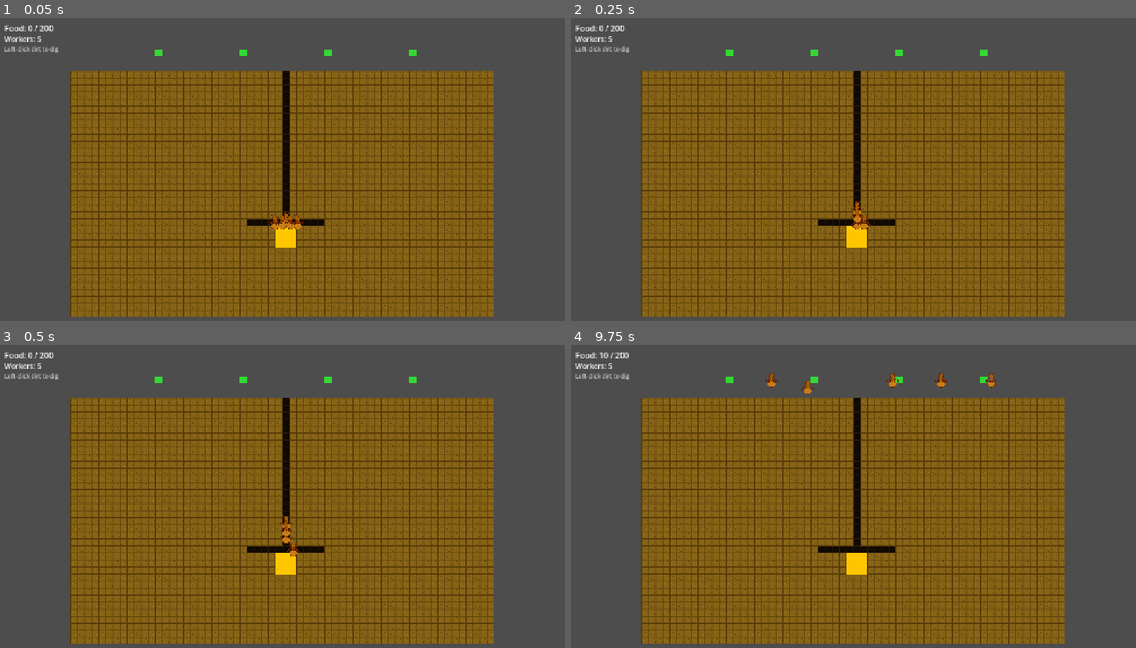
Above: before the commit, frames 1-4 (two rows, left to right).
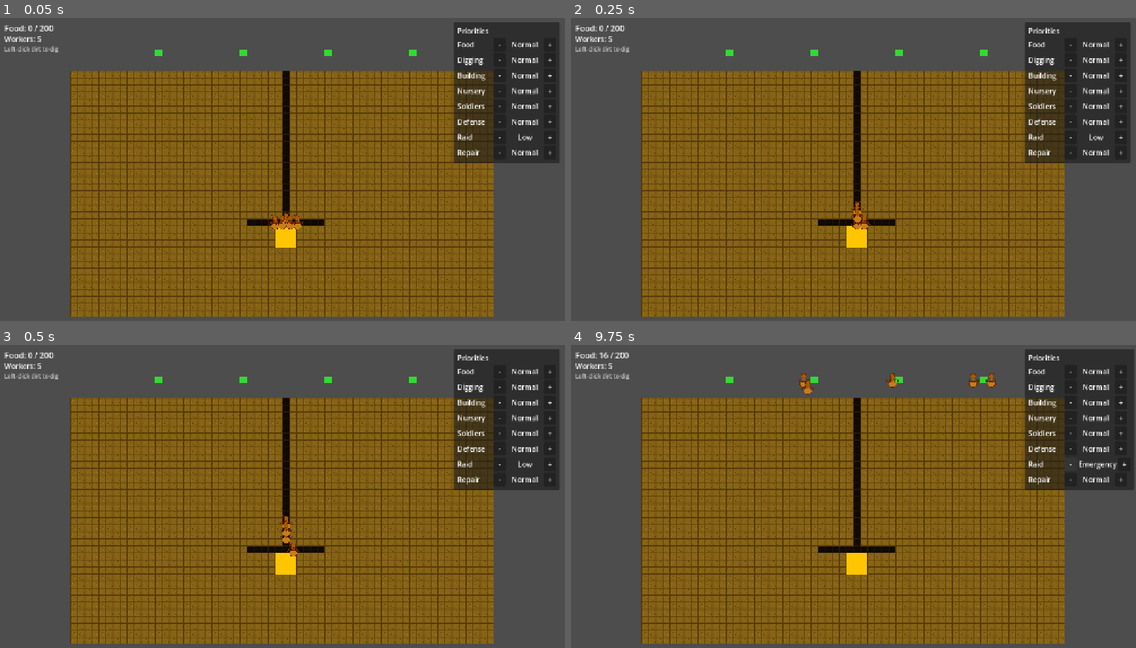
Above: after the commit, the same moments.

Repository: SnazzyTrack9218/ant-colony-wars
Game: Godot game, scene res://scenes/main/main.tscn
Same seed, same stepped clock (60 frames per second), same inputs: the game is played once before the commit and once after it.
Inputs (mouse positions are in pixels of both pictures, inside the frame that each line leads up to):
- Up to frame 1 (0.05 s): no input
- Up to frame 2 (0.25 s): no input
- Up to frame 3 (0.5 s): no input
- Up to frame 4 (9.75 s): click (1068, 372) at 0.5 s, where only the run after the commit has a clickable "-"; click (1119, 372) at 1.25 s, where only the run after the commit has a clickable "+"; click (1068, 387) at 2 s, where only the run after the commit has a clickable "-"; click (1119, 387) at 2.75 s, where only the run after the commit has a clickable "+"; click (1068, 402) at 3.5 s, where only the run after the commit has a clickable "-"; click (1119, 402) at 4.25 s, where only the run after the commit has a clickable "+"; click (1068, 417) at 5 s, where only the run after the commit has a clickable "-"; click (1119, 417) at 5.75 s, where only the run after the commit has a clickable "+"; click (1068, 432) at 6.5 s, where only the run after the commit has a clickable "-"; click (1119, 432) at 7.25 s, where only the run after the commit has a clickable "+"; click (1068, 448) at 8 s, where only the run after the commit has a clickable "-"; click (1119, 448) at 8.75 s, where only the run after the commit has a clickable "+"; click (1068, 463) at 9.5 s, where only the run after the commit has a clickable "-"

The runs differ from the first frame. In frame 1, 8.4% of the frame differs, in the area x 80-99%, y 1-48%; in frame 2, 8.4%; in frame 3, 8.4%; in frame 4, 8.8%, in the area x 5-100%, y 1-48%.

Commit message:
Phase 2: priority system, full job scoring, emergency re-score
colony_state: priority weights from JSON, cycle_priority, resource
urgency, emergency_priority_set signal.

game_manager: relay priority/emergency signals; cycle_priority passthrough.

job_queue: full 5-term score formula (priority_weight, distance, danger,
resource_urgency, solo_bonus); optional distance_lookup Callable;
CATEGORY_BY_TYPE dict.

worker_ant: emergency re-score via _process; _get_job_distance BFS
callable; _can_work_from_here adjacency helpers; _move_tween stored for
kill on interrupt; setup connects emergency signal.

priority_panel: built-in code, +/- buttons per category, reads/writes
GameManager.colony.priorities.

data/colony/priority_weights.json: low=0.5, normal=1.0, high=1.5, emergency=2.5.

Docs updated for Phase 2 completion.

Co-Authored-By: Claude Sonnet 4.6 <noreply@anthropic.com>

Diff:
--- /dev/null
+++ b/data/colony/priority_weights.json
@@ -0,0 +1,6 @@
+{
+    "low": 0.5,
+    "normal": 1.0,
+    "high": 1.5,
+    "emergency": 2.5
+}
--- a/scenes/ui/hud.tscn
+++ b/scenes/ui/hud.tscn
@@ -1,6 +1,7 @@
-[gd_scene load_steps=2 format=3]
+[gd_scene load_steps=3 format=3]
 
 [ext_resource type="Script" path="res://scripts/ui/hud.gd" id="1_hud"]
+[ext_resource type="PackedScene" path="res://scenes/ui/priority_panel.tscn" id="2_priority_panel"]
 
 [node name="HUD" type="CanvasLayer"]
 script = ExtResource("1_hud")
@@ -29,3 +30,5 @@
 text = "Left-click dirt to dig"
 theme_override_font_sizes/font_size = 13
 modulate = Color(0.8, 0.8, 0.8, 1)
+
+[node name="PriorityPanel" parent="." instance=ExtResource("2_priority_panel")]
--- /dev/null
+++ b/scenes/ui/priority_panel.tscn
@@ -0,0 +1,10 @@
+[gd_scene load_steps=2 format=3]
+
+[ext_resource type="Script" path="res://scripts/ui/priority_panel.gd" id="1_priority_panel"]
+
+[node name="PriorityPanel" type="Control"]
+offset_left = 1028.0
+offset_top = 10.0
+offset_right = 1268.0
+offset_bottom = 280.0
+script = ExtResource("1_priority_panel")
--- a/scripts/ants/worker_ant.gd
+++ b/scripts/ants/worker_ant.gd
@@ -15,6 +15,7 @@
 var _current_job = null
 var _path: Array = []
 var _is_moving: bool = false
+var _move_tween: Tween
 
 # World references set by main.gd via setup()
 var _tile_map: TileMapLayer
@@ -50,7 +51,20 @@
 	position = _tile_to_world(start_tile)
 	_load_config()
 	GameManager.register_ant()
+	GameManager.emergency_priority_set.connect(_on_emergency_priority_set)
 	_enter_idle()
+
+
+func _process(_delta: float) -> void:
+	if _current_job == null:
+		return
+	var category: String = _current_job.category
+	if GameManager.colony.priorities.get(category, "normal") == "emergency":
+		return
+	if not _any_other_emergency_priority():
+		return
+	if _state == State.MOVING or _state == State.IDLE_WANDER:
+		_interrupt_and_rescore()
 
 
 func _load_config() -> void:
@@ -87,7 +101,7 @@
 	if not is_instance_valid(_tile_map):
 		return
 	var job = GameManager.job_queue.claim_best_job(
-			_tile_pos, self, _valid_job_types())
+			_tile_pos, self, _valid_job_types(), Callable(self, "_get_job_distance"))
 	if job != null:
 		_current_job = job
 		_start_moving_to_job()
@@ -107,9 +121,12 @@
 		return
 	_path = _find_path(_tile_pos, _current_job.tile_pos)
 	if _path.is_empty():
-		GameManager.job_queue.release_job(_current_job.id)
-		_current_job = null
-		_start_wander()
+		if _can_work_current_job_from_here():
+			_start_working()
+		else:
+			GameManager.job_queue.release_job(_current_job.id)
+			_current_job = null
+			_start_wander()
 		return
 	_state = State.MOVING
 	_move_step()
@@ -146,9 +163,9 @@
 	_is_moving = true
 	var next_tile: Vector2i = _path.pop_front()
 	_tile_pos = next_tile
-	var tween := create_tween()
-	tween.tween_property(self, "position", _tile_to_world(next_tile), _move_time)
-	tween.tween_callback(_on_step_done)
+	_move_tween = create_tween()
+	_move_tween.tween_property(self, "position", _tile_to_world(next_tile), _move_time)
+	_move_tween.tween_callback(_on_step_done)
 
 
 func _on_step_done() -> void:
@@ -199,6 +216,30 @@
 	await get_tree().process_frame
 	if is_instance_valid(self):
 		GameManager.job_queue.add_job(JobQueue.TYPE_GATHER, food_tile)
+
+
+func _on_emergency_priority_set(_category: String) -> void:
+	if _state == State.IDLE:
+		_try_claim_job()
+
+
+func _any_other_emergency_priority() -> bool:
+	for category in GameManager.colony.priorities:
+		if GameManager.colony.priorities[category] != "emergency":
+			continue
+		if _current_job == null or category != _current_job.category:
+			return true
+	return false
+
+
+func _interrupt_and_rescore() -> void:
+	if is_instance_valid(_move_tween):
+		_move_tween.kill()
+	_is_moving = false
+	if _current_job != null:
+		GameManager.job_queue.release_job(_current_job.id)
+		_current_job = null
+	_enter_idle()
 
 
 # ── BFS pathfinding ───────────────────────────────────────────────────────────
@@ -218,6 +259,28 @@
 	return _bfs(from, targets)
 
 
+func _get_job_distance(job) -> int:
+	if _can_work_job_from_tile(job, _tile_pos):
+		return 0
+	var path := _find_path(_tile_pos, job.tile_pos)
+	if path.is_empty():
+		return -1
+	return path.size()
+
+
+func _can_work_current_job_from_here() -> bool:
+	return _current_job != null and _can_work_job_from_tile(_current_job, _tile_pos)
+
+
+func _can_work_job_from_tile(job, tile: Vector2i) -> bool:
+	match job.type:
+		JobQueue.TYPE_DIG:
+			return abs(job.tile_pos.x - tile.x) + abs(job.tile_pos.y - tile.y) == 1
+		JobQueue.TYPE_GATHER:
+			return job.tile_pos == tile
+	return false
+
+
 func _bfs(from: Vector2i, goal_tiles: Array) -> Array:
 	var goal_set: Dictionary = {}
 	for g in goal_tiles:
--- a/scripts/core/colony_state.gd
+++ b/scripts/core/colony_state.gd
@@ -1,13 +1,15 @@
 extends Node
 class_name ColonyState
 
-const PRIORITY_WEIGHTS: Dictionary = {
-	"low": 0.5, "normal": 1.0, "high": 1.5, "emergency": 2.5
-}
+signal priority_changed(category: String, level: String)
+signal emergency_priority_set(category: String)
+
+const PRIORITY_ORDER: Array[String] = ["low", "normal", "high", "emergency"]
 
 var food: int = 0
 var max_food: int = 200
 var ant_count: int = 0
+var _priority_weights: Dictionary = {}
 
 var priorities: Dictionary = {
 	"food": "normal",
@@ -21,11 +23,59 @@
 }
 
 
+func _ready() -> void:
+	_load_priority_weights()
+
+
+func _load_priority_weights() -> void:
+	var path := "res://data/colony/priority_weights.json"
+	if not FileAccess.file_exists(path):
+		_priority_weights = {"low": 0.5, "normal": 1.0, "high": 1.5, "emergency": 2.5}
+		return
+	var file := FileAccess.open(path, FileAccess.READ)
+	if file == null:
+		_priority_weights = {"low": 0.5, "normal": 1.0, "high": 1.5, "emergency": 2.5}
+		return
+	var data = JSON.parse_string(file.get_as_text())
+	file.close()
+	if data == null:
+		_priority_weights = {"low": 0.5, "normal": 1.0, "high": 1.5, "emergency": 2.5}
+		return
+	_priority_weights = data
+
+
 func get_priority_weight(category: String) -> float:
 	var level: String = priorities.get(category, "normal")
-	return PRIORITY_WEIGHTS.get(level, 1.0)
+	return float(_priority_weights.get(level, 1.0))
 
 
 func set_priority(category: String, level: String) -> void:
-	if category in priorities and level in PRIORITY_WEIGHTS:
-		priorities[category] = level
+	if not (category in priorities):
+		return
+	if not (level in _priority_weights):
+		return
+	if priorities[category] == level:
+		return
+	priorities[category] = level
+	priority_changed.emit(category, level)
+	if level == "emergency":
+		emergency_priority_set.emit(category)
+
+
+func cycle_priority(category: String, direction: int) -> void:
+	if not (category in priorities):
+		return
+	var current_level: String = priorities[category]
+	var index := PRIORITY_ORDER.find(current_level)
+	if index == -1:
+		index = PRIORITY_ORDER.find("normal")
+	var next_index := posmod(index + direction, PRIORITY_ORDER.size())
+	set_priority(category, PRIORITY_ORDER[next_index])
+
+
+func get_resource_urgency(category: String) -> float:
+	if category == "food":
+		if max_food <= 0:
+			return 0.0
+		return clamp(1.0 - (float(food) / float(max_food)), 0.0, 1.0)
+	return 0.0
--- a/scripts/core/game_manager.gd
+++ b/scripts/core/game_manager.gd
@@ -2,6 +2,8 @@
 
 signal food_changed(amount: int)
 signal ant_count_changed(count: int)
+signal priority_changed(category: String, level: String)
+signal emergency_priority_set(category: String)
 
 var colony: ColonyState
 var job_queue: JobQueue
@@ -10,6 +12,8 @@
 func _ready() -> void:
 	colony = ColonyState.new()
 	add_child(colony)
+	colony.priority_changed.connect(_on_priority_changed)
+	colony.emergency_priority_set.connect(_on_emergency_priority_set)
 	job_queue = JobQueue.new()
 	add_child(job_queue)
 	print("GameManager: initialized")
@@ -36,3 +40,19 @@
 func unregister_ant() -> void:
 	colony.ant_count = maxi(0, colony.ant_count - 1)
 	ant_count_changed.emit(colony.ant_count)
+
+
+func set_priority(category: String, level: String) -> void:
+	colony.set_priority(category, level)
+
+
+func cycle_priority(category: String, direction: int) -> void:
+	colony.cycle_priority(category, direction)
+
+
+func _on_priority_changed(category: String, level: String) -> void:
+	priority_changed.emit(category, level)
+
+
+func _on_emergency_priority_set(category: String) -> void:
+	emergency_priority_set.emit(category)
--- a/scripts/core/job_queue.gd
+++ b/scripts/core/job_queue.gd
@@ -6,6 +6,11 @@
 # Plain int constants instead of an enum to avoid inner-class circular refs.
 const TYPE_DIG := 0
 const TYPE_GATHER := 1
+
+const CATEGORY_BY_TYPE: Dictionary = {
+	TYPE_DIG: "digging",
+	TYPE_GATHER: "food",
+}
 
 class Job:
 	var id: int = 0
@@ -27,22 +32,26 @@
 	job.id = _next_id
 	_next_id += 1
 	job.type = type
-	job.category = "food" if type == TYPE_GATHER else "digging"
+	job.category = CATEGORY_BY_TYPE.get(type, "")
 	job.tile_pos = tile_pos
 	job.claimed_by = null
 	_jobs.append(job)
 	return job
 
 
-func claim_best_job(ant_tile: Vector2i, ant_ref, valid_types: Array):
+func claim_best_job(
+		ant_tile: Vector2i,
+		ant_ref,
+		valid_types: Array,
+		distance_lookup: Callable = Callable()):
 	var best_job = null
-	var best_score := -1.0
+	var best_score := 0.0
 	for job in _jobs:
 		if job.claimed_by != null:
 			continue
 		if not (job.type in valid_types):
 			continue
-		var score := _score_job(job, ant_tile)
+		var score := _score_job(job, ant_tile, distance_lookup)
 		if score > best_score:
 			best_score = score
 			best_job = job
@@ -70,9 +79,31 @@
 	return _jobs.size()
 
 
-func _score_job(job, ant_tile: Vector2i) -> float:
+func _score_job(job, ant_tile: Vector2i, distance_lookup: Callable = Callable()) -> float:
 	if GameManager == null or GameManager.colony == null:
 		return 1.0
-	var dist := (Vector2(job.tile_pos) - Vector2(ant_tile)).length()
-	var w := GameManager.colony.get_priority_weight(job.category)
-	return w + (10.0 / (dist + 1.0))
+	var dist := _get_job_distance(job, ant_tile, distance_lookup)
+	if dist < 0:
+		return 0.0
+	var priority_weight := GameManager.colony.get_priority_weight(job.category)
+	var danger_level := 0.0
+	var resource_urgency := GameManager.colony.get_resource_urgency(job.category)
+	var solo_bonus := 1.0 if not _has_claimed_job_in_category(job.category) else 0.0
+	return priority_weight \
+			+ (10.0 / (float(dist) + 1.0)) \
+			- (danger_level * 5.0) \
+			+ (resource_urgency * 3.0) \
+			+ (solo_bonus * 2.0)
+
+
+func _get_job_distance(job, ant_tile: Vector2i, distance_lookup: Callable) -> int:
+	if distance_lookup.is_valid():
+		return int(distance_lookup.call(job))
+	return int(abs(job.tile_pos.x - ant_tile.x) + abs(job.tile_pos.y - ant_tile.y))
+
+
+func _has_claimed_job_in_category(category: String) -> bool:
+	for job in _jobs:
+		if job.category == category and job.claimed_by != null:
+			return true
+	return false
--- /dev/null
+++ b/scripts/ui/priority_panel.gd
@@ -0,0 +1,104 @@
+extends Control
+
+const CATEGORIES: Array[String] = [
+	"food",
+	"digging",
+	"building",
+	"nursery",
+	"soldiers",
+	"defense",
+	"raid",
+	"repair",
+]
+
+const LABELS: Dictionary = {
+	"food": "Food",
+	"digging": "Digging",
+	"building": "Building",
+	"nursery": "Nursery",
+	"soldiers": "Soldiers",
+	"defense": "Defense",
+	"raid": "Raid",
+	"repair": "Repair",
+}
+
+var _level_labels: Dictionary = {}
+
+
+func _ready() -> void:
+	_build_panel()
+	GameManager.priority_changed.connect(_on_priority_changed)
+	_refresh_all()
+
+
+func _build_panel() -> void:
+	var panel := PanelContainer.new()
+	panel.offset_left = 0.0
+	panel.offset_top = 0.0
+	panel.offset_right = 240.0
+	panel.offset_bottom = 270.0
+	add_child(panel)
+
+	var margin := MarginContainer.new()
+	margin.add_theme_constant_override("margin_left", 8)
+	margin.add_theme_constant_override("margin_top", 8)
+	margin.add_theme_constant_override("margin_right", 8)
+	margin.add_theme_constant_override("margin_bottom", 8)
+	panel.add_child(margin)
+
+	var rows := VBoxContainer.new()
+	rows.add_theme_constant_override("separation", 4)
+	margin.add_child(rows)
+
+	var title := Label.new()
+	title.text = "Priorities"
+	title.add_theme_font_size_override("font_size", 16)
+	rows.add_child(title)
+
+	for category in CATEGORIES:
+		var row := HBoxContainer.new()
+		row.custom_minimum_size = Vector2(0, 24)
+		rows.add_child(row)
+
+		var name_label := Label.new()
+		name_label.text = LABELS.get(category, category.capitalize())
+		name_label.custom_minimum_size = Vector2(78, 0)
+		row.add_child(name_label)
+
+		var minus_button := Button.new()
+		minus_button.text = "-"
+		minus_button.custom_minimum_size = Vector2(28, 24)
+		minus_button.pressed.connect(_cycle_priority.bind(category, -1))
+		row.add_child(minus_button)
+
+		var level_label := Label.new()
+		level_label.horizontal_alignment = HORIZONTAL_ALIGNMENT_CENTER
+		level_label.custom_minimum_size = Vector2(78, 0)
+		row.add_child(level_label)
+		_level_labels[category] = level_label
+
+		var plus_button := Button.new()
+		plus_button.text = "+"
+		plus_button.custom_minimum_size = Vector2(28, 24)
+		plus_button.pressed.connect(_cycle_priority.bind(category, 1))
+		row.add_child(plus_button)
+
+
+func _cycle_priority(category: String, direction: int) -> void:
+	GameManager.cycle_priority(category, direction)
+
+
+func _refresh_all() -> void:
+	for category in CATEGORIES:
+		_refresh_category(category)
+
+
+func _refresh_category(category: String) -> void:
+	if not (category in _level_labels):
+		return
+	var level: String = GameManager.colony.priorities.get(category, "normal")
+	_level_labels[category].text = level.capitalize()
+
+
+func _on_priority_changed(category: String, _level: String) -> void:
+	_refresh_category(category)
Not shown, changed: docs/CONTEXT.md
Not shown, changed: docs/ROADMAP.md
Not shown, changed: docs/TODO.md
